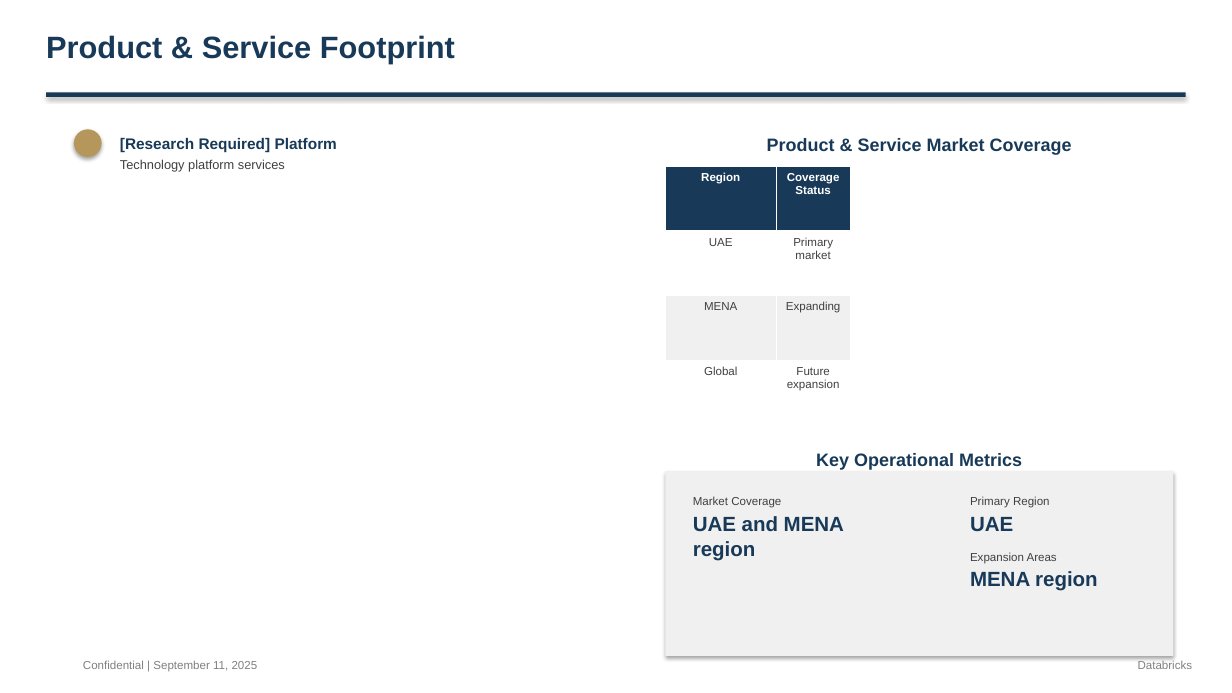
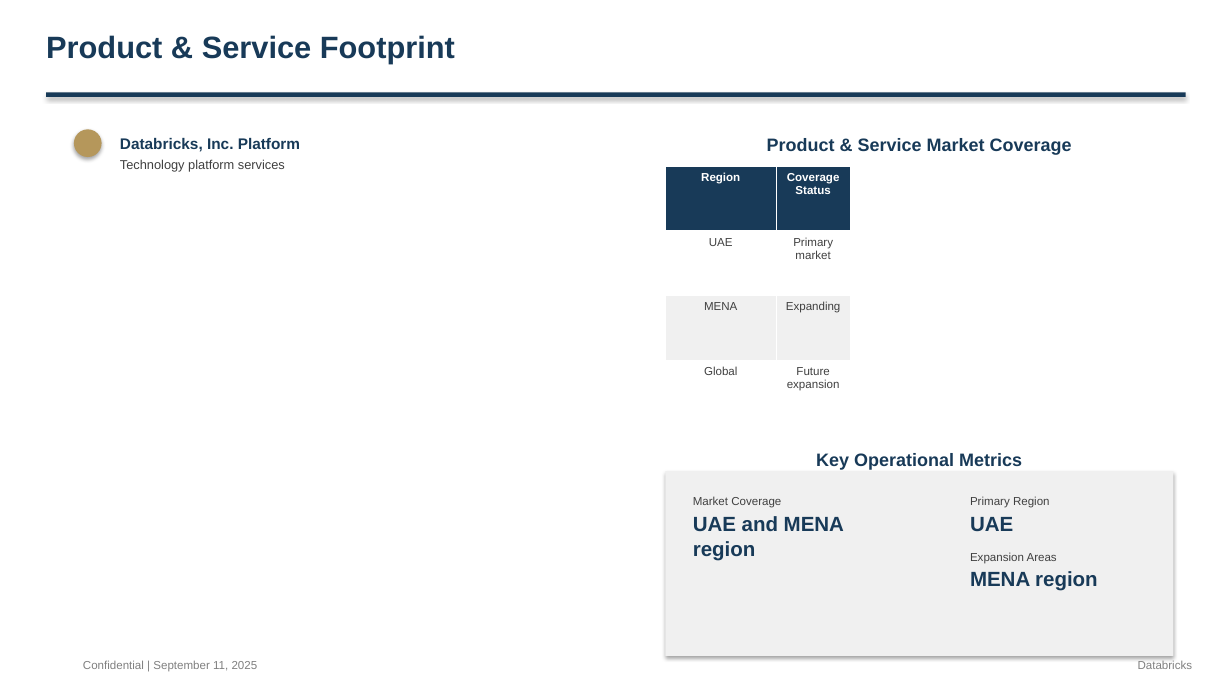
Before and after one commit to alinvb/slide_generator, a slide deck: slide 2 of output_presentation.pptx. Drawn at 1232x693 pixels with LibreOffice and Linux fonts; fonts in the diff are those of the drawing. Boxes give left, top, right and bottom in pixels: in the first picture for what was removed or moved away, otherwise in the second. Text is boxed around its words. In the diff, an @@ line names an element or a change of style, - is before the commit and + after.

Commit message:
🔬 Major Fix: Replace placeholders with LLM research calls + user-editable research
🚀 Core Improvements:
1. **User-Editable Research**: Users can now edit research content directly in the Research Agent tab
2. **LLM Research Integration**: Bulletproof JSON generator now makes LLM calls for missing data instead of leaving placeholders
3. **Dynamic Field Research**: Added _research_missing_field() function for targeted LLM research
4. **Enhanced Extraction Functions**: Updated strategic buyers, financial buyers, and precedent transactions to use LLM research

🎯 Fixes Applied:
- Replace '[Description Required]' with actual LLM-researched content
- Replace '[Rating Required]' with LLM-generated assessments
- Replace '[Rationale Required]' with LLM-researched strategic rationale
- User edits in Research Agent tab now flow into JSON generation

⚡ Expected Results:
- No more placeholder text in generated JSONs
- Real, researched content for all fields
- User control over research content
- Higher quality slide generation with actual data

🔧 Technical Changes:
- Modified app.py to add text_area editors for research results
- Added _research_missing_field() helper function for targeted research
- Enhanced _extract_strategic_buyers(), _extract_financial_buyers(), _extract_precedent_transactions()
- Research results now preserve user edits and flow into JSON generation

```diff
--- a/output_presentation.pptx
+++ b/output_presentation.pptx
@@ text at bbox=[120, 138, 300, 152]: text changed @@
-[Research Required] Platform
+Databricks, Inc. Platform
```
Also in this commit, not shown: 2 other slides changed, 5 slides added, 2 slides removed, 2 other files.
